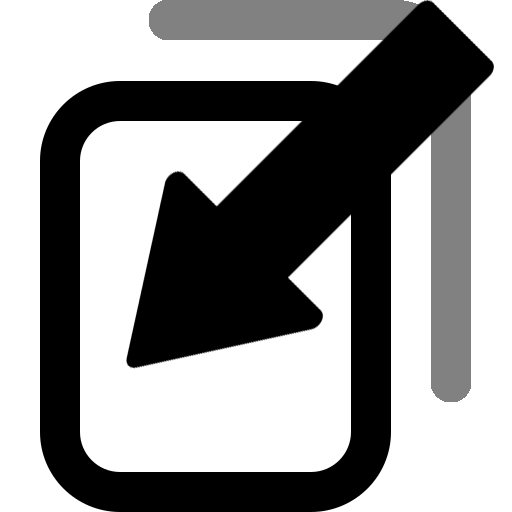
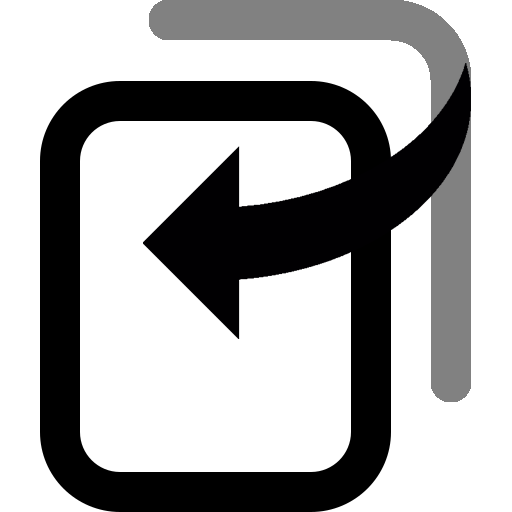
Layer changes from the first w=512, h=512 image to the second:
added layer "Ebene 3" above "Ebene 2" over (x1=143, y1=63, x2=471, y2=339)
hid "Ebene 2" over (x1=126, y1=0, x2=494, y2=369)
